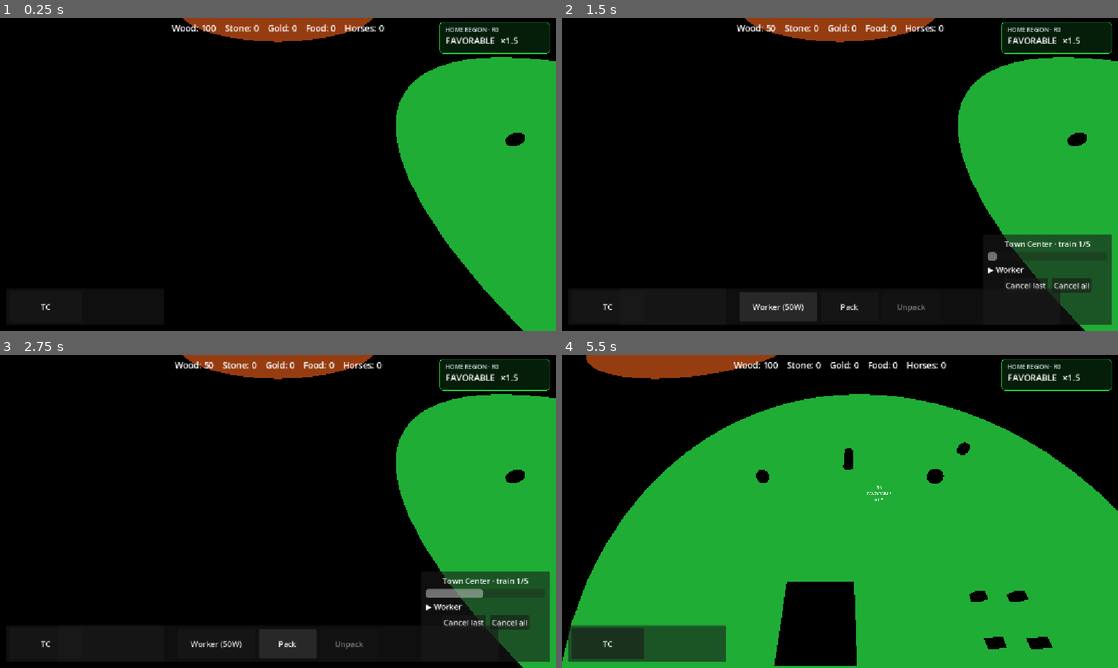
Above: before the commit, frames 1-4 (two rows, left to right).
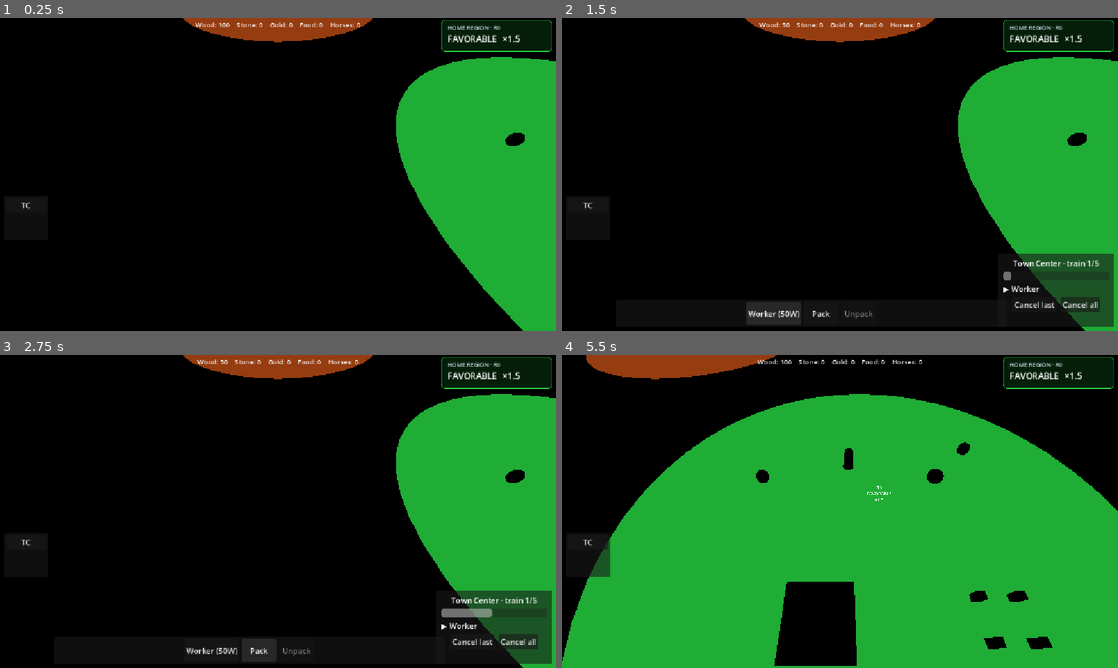
Above: after the commit, the same moments.

Repository: Ferrum-t/RTS-Game
Game: Godot game, scene res://Scenes/World/World.tscn
Two runs of this game, one before a commit and one after it. Both use one fixed random seed, a clock stepped at 60 frames per second and the inputs below.
Inputs (mouse positions are in pixels of both pictures, inside the frame that each line leads up to):
- Up to frame 1 (0.25 s): no input
- Up to frame 2 (1.5 s): click "TC" at 0.5 s; click "Worker (50W)" at 1.25 s
- Up to frame 3 (2.75 s): click "Pack" at 2 s
- Up to frame 4 (5.5 s): click "Cancel last" at 2.75 s; move the mouse to (962, 495) at 3.52 s; hold D (move_right) 3.53-4.25 s; tap C at 3.6 s; click (962, 495) at 3.67 s; drag from (728, 527) to (812, 574) at 4.27 s; move the mouse to (895, 442) at 5.02 s; hold D (move_right) from 5.03 s (still down); tap P at 5.1 s

The runs differ from the first frame. In frame 1, 1.5% of the frame differs, in the area x 3-100%, y 0-94%; in frame 2, 5.0%; in frame 3, 5.2%, in the area x 3-100%, y 0-99%; in frame 4, 5.0%.

Commit message:
UI polish: left compact TC/Barracks strip, smaller chrome
Quick select vertical on left above reserved minimap zone (~bottom-left).
BottomBar shorter; train buttons 28px; ResourceBar font 14; Queue panel tighter.

Diff:
--- a/Scenes/UI/ui.tscn
+++ b/Scenes/UI/ui.tscn
@@ -20,12 +20,12 @@
 [node name="ResourceBar" type="Label" parent="."]
 anchors_preset = 10
 anchor_right = 1.0
-offset_left = 12.0
-offset_top = 8.0
-offset_right = -12.0
-offset_bottom = 36.0
+offset_left = 8.0
+offset_top = 4.0
+offset_right = -8.0
+offset_bottom = 26.0
 grow_horizontal = 2
-theme_override_font_sizes/font_size = 18
+theme_override_font_sizes/font_size = 14
 text = "Wood: 0    Stone: 0    Gold: 0    Food: 0    Horses: 0"
 horizontal_alignment = 1
 script = ExtResource("4_resui")
@@ -34,10 +34,10 @@
 anchors_preset = 1
 anchor_left = 1.0
 anchor_right = 1.0
-offset_left = -220.0
-offset_top = 8.0
-offset_right = -12.0
-offset_bottom = 72.0
+offset_left = -180.0
+offset_top = 4.0
+offset_right = -8.0
+offset_bottom = 56.0
 grow_horizontal = 0
 script = ExtResource("11_climate")
 
@@ -47,10 +47,10 @@
 anchor_top = 1.0
 anchor_right = 1.0
 anchor_bottom = 1.0
-offset_left = -280.0
-offset_top = -200.0
-offset_right = -12.0
-offset_bottom = -12.0
+offset_left = -220.0
+offset_top = -160.0
+offset_right = -8.0
+offset_bottom = -8.0
 grow_horizontal = 0
 grow_vertical = 0
 script = ExtResource("12_queue")
@@ -59,31 +59,31 @@
 anchors_preset = 2
 anchor_top = 1.0
 anchor_bottom = 1.0
-offset_left = 12.0
-offset_top = -88.0
-offset_right = 340.0
-offset_bottom = -12.0
+offset_left = 8.0
+offset_top = -280.0
+offset_right = 100.0
+offset_bottom = -188.0
 grow_vertical = 0
 script = ExtResource("13_quick")
 
 [node name="Margin" type="MarginContainer" parent="QuickTrainPanel"]
 layout_mode = 2
-theme_override_constants/margin_left = 8
-theme_override_constants/margin_top = 6
-theme_override_constants/margin_right = 8
-theme_override_constants/margin_bottom = 6
+theme_override_constants/margin_left = 4
+theme_override_constants/margin_top = 4
+theme_override_constants/margin_right = 4
+theme_override_constants/margin_bottom = 4
 
-[node name="HBox" type="HBoxContainer" parent="QuickTrainPanel/Margin"]
+[node name="HBox" type="VBoxContainer" parent="QuickTrainPanel/Margin"]
 layout_mode = 2
-theme_override_constants/separation = 8
+theme_override_constants/separation = 4
 
 [node name="QuickWorker" type="Button" parent="QuickTrainPanel/Margin/HBox"]
-custom_minimum_size = Vector2(150, 36)
+custom_minimum_size = Vector2(84, 28)
 layout_mode = 2
 text = "TC"
 
 [node name="QuickSoldier" type="Button" parent="QuickTrainPanel/Margin/HBox"]
-custom_minimum_size = Vector2(150, 36)
+custom_minimum_size = Vector2(84, 28)
 layout_mode = 2
 text = "Barracks"
 
@@ -92,30 +92,30 @@
 anchor_top = 1.0
 anchor_right = 1.0
 anchor_bottom = 1.0
-offset_left = 120.0
-offset_top = -88.0
-offset_right = -120.0
-offset_bottom = -12.0
+offset_left = 112.0
+offset_top = -64.0
+offset_right = -230.0
+offset_bottom = -8.0
 grow_horizontal = 2
 grow_vertical = 0
 script = ExtResource("10_cmd")
 
 [node name="Margin" type="MarginContainer" parent="BottomBar"]
 layout_mode = 2
-theme_override_constants/margin_left = 12
-theme_override_constants/margin_top = 8
-theme_override_constants/margin_right = 12
-theme_override_constants/margin_bottom = 8
+theme_override_constants/margin_left = 8
+theme_override_constants/margin_top = 4
+theme_override_constants/margin_right = 8
+theme_override_constants/margin_bottom = 4
 
 [node name="HBox" type="HBoxContainer" parent="BottomBar/Margin"]
 layout_mode = 2
 alignment = 1
-theme_override_constants/separation = 10
+theme_override_constants/separation = 6
 
 [node name="WorkerGroup" type="HBoxContainer" parent="BottomBar/Margin/HBox"]
 visible = false
 layout_mode = 2
-theme_override_constants/separation = 8
+theme_override_constants/separation = 6
 
 [node name="BuildPanel" type="PanelContainer" parent="BottomBar/Margin/HBox/WorkerGroup"]
 layout_mode = 2
@@ -129,22 +129,22 @@
 [node name="BarracksGroup" type="HBoxContainer" parent="BottomBar/Margin/HBox"]
 visible = false
 layout_mode = 2
-theme_override_constants/separation = 8
+theme_override_constants/separation = 6
 
 [node name="TrainSoldierButton" type="Button" parent="BottomBar/Margin/HBox/BarracksGroup"]
-custom_minimum_size = Vector2(160, 36)
+custom_minimum_size = Vector2(120, 28)
 layout_mode = 2
 text = "Soldier (80W)"
 script = ExtResource("6_soldier")
 
 [node name="TrainCavalryButton" type="Button" parent="BottomBar/Margin/HBox/BarracksGroup"]
-custom_minimum_size = Vector2(160, 36)
+custom_minimum_size = Vector2(130, 28)
 layout_mode = 2
 text = "Cavalry (100W+1H)"
 script = ExtResource("7_cav")
 
 [node name="TrainSiegeButton" type="Button" parent="BottomBar/Margin/HBox/BarracksGroup"]
-custom_minimum_size = Vector2(160, 36)
+custom_minimum_size = Vector2(120, 28)
 layout_mode = 2
 text = "Siege (150W+50S)"
 script = ExtResource("7b_siege")
@@ -152,22 +152,22 @@
 [node name="TownCenterGroup" type="HBoxContainer" parent="BottomBar/Margin/HBox"]
 visible = false
 layout_mode = 2
-theme_override_constants/separation = 8
+theme_override_constants/separation = 6
 
 [node name="TrainWorkerButton" type="Button" parent="BottomBar/Margin/HBox/TownCenterGroup"]
-custom_minimum_size = Vector2(160, 36)
+custom_minimum_size = Vector2(110, 28)
 layout_mode = 2
 text = "Worker (50W)"
 script = ExtResource("5_train")
 
 [node name="PackButton" type="Button" parent="BottomBar/Margin/HBox/TownCenterGroup"]
-custom_minimum_size = Vector2(120, 36)
+custom_minimum_size = Vector2(72, 28)
 layout_mode = 2
 text = "Pack"
 script = ExtResource("8_pack")
 
 [node name="UnpackButton" type="Button" parent="BottomBar/Margin/HBox/TownCenterGroup"]
-custom_minimum_size = Vector2(120, 36)
+custom_minimum_size = Vector2(72, 28)
 layout_mode = 2
 text = "Unpack"
 script = ExtResource("9_unpack")
@@ -175,16 +175,16 @@
 [node name="WatchtowerGroup" type="HBoxContainer" parent="BottomBar/Margin/HBox"]
 visible = false
 layout_mode = 2
-theme_override_constants/separation = 8
+theme_override_constants/separation = 6
 
 [node name="PackButton" type="Button" parent="BottomBar/Margin/HBox/WatchtowerGroup"]
-custom_minimum_size = Vector2(120, 36)
+custom_minimum_size = Vector2(72, 28)
 layout_mode = 2
 text = "Pack"
 script = ExtResource("8_pack")
 
 [node name="UnpackButton" type="Button" parent="BottomBar/Margin/HBox/WatchtowerGroup"]
-custom_minimum_size = Vector2(120, 36)
+custom_minimum_size = Vector2(72, 28)
 layout_mode = 2
 text = "Unpack"
 script = ExtResource("9_unpack")
